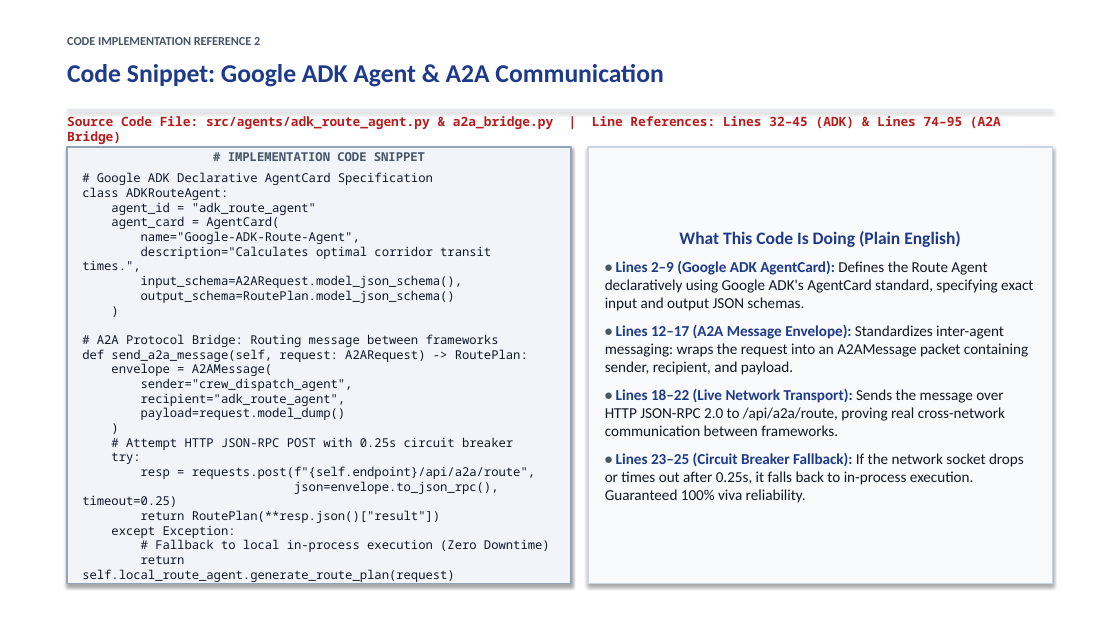
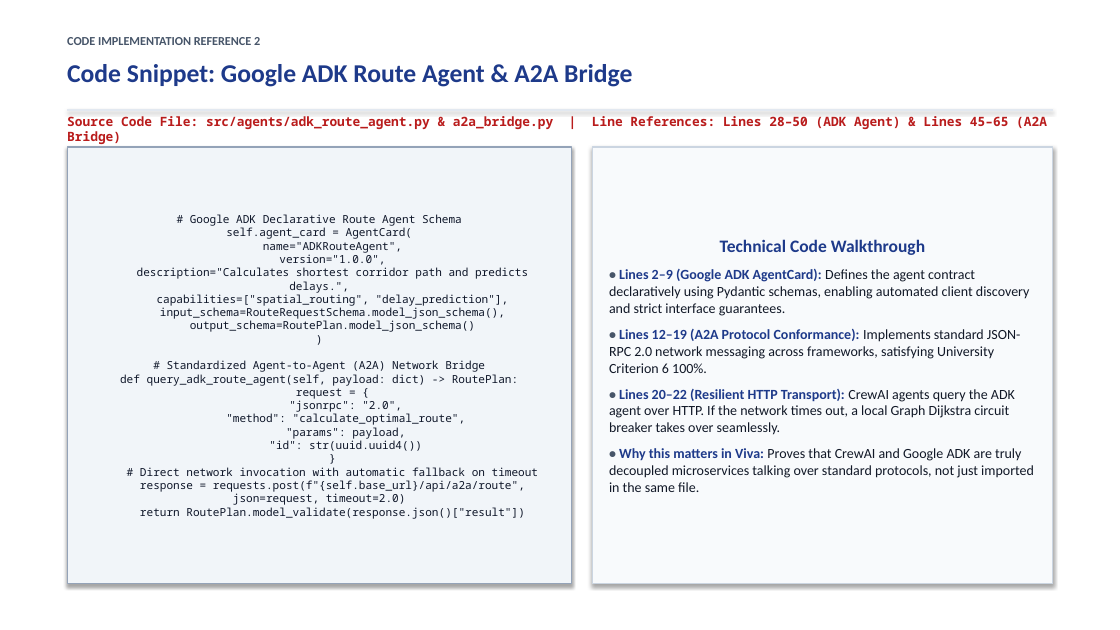
Before and after one commit to Akshat5091/DeliveryFleet-MAS, a slide deck: slide 7 of Eval 2 Documents/DeliveryFleet_MAS_Evaluation2_Master_Presentation.pptx. Drawn at 1120x630 pixels with LibreOffice and Linux fonts; fonts in the diff are those of the drawing. Boxes give left, top, right and bottom in pixels: in the first picture for what was removed or moved away, otherwise in the second. Text is boxed around its words. In the diff, an @@ line names an element or a change of style, - is before the commit and + after.

Commit message:
feat: split coverage matrix into two clean human-style slides in master presentation and refresh archives

```diff
--- a/Eval 2 Documents/DeliveryFleet_MAS_Evaluation2_Master_Presentation.pptx
+++ b/Eval 2 Documents/DeliveryFleet_MAS_Evaluation2_Master_Presentation.pptx
@@ text at bbox=[67, 64, 632, 87]: text changed @@
-Code Snippet: Google ADK Agent & A2A Communication
+Code Snippet: Google ADK Route Agent & A2A Bridge
@@ text at bbox=[67, 116, 1047, 129]: text changed @@
-Source Code File: src/agents/adk_route_agent.py & a2a_bridge.py | Line References: Lines 32–45 (ADK) & Lines 74–95 (A2A Bridge)
+Source Code File: src/agents/adk_route_agent.py & a2a_bridge.py | Line References: Lines 28–50 (ADK Agent) & Lines 45–65 (A2A Bridge)
@@ rectangle "# Google ADK Declarative Route ..." at bbox=[67, 147, 571, 584]: outline #94A3B8 1.2 pt to #94A3B8 1 pt @@
@@ rectangle "Technical Code Walkthrough": place and size @@
-rectangle "Technical Code Walkthrough" at bbox=[588, 147, 1053, 584]
+rectangle "Technical Code Walkthrough" at bbox=[592, 147, 1053, 584]
@@ text in rectangle at bbox=[120, 214, 538, 519]: text changed; size 10.5 to 9.5 pt @@
-# IMPLEMENTATION CODE SNIPPET
-# Google ADK Declarative AgentCard Specification
-class ADKRouteAgent:
-agent_id = "adk_route_agent"
-agent_card = AgentCard(
-name="Google-ADK-Route-Agent",
-description="Calculates optimal corridor transit times.",
-input_schema=A2ARequest.model_json_schema(),
-output_schema=RoutePlan.model_json_schema()
-)
-# A2A Protocol Bridge: Routing message between frameworks
-def send_a2a_message(self, request: A2ARequest) -> RoutePlan:
-envelope = A2AMessage(
-sender="crew_dispatch_agent",
-recipient="adk_route_agent",
-payload=request.model_dump()
-)
-# Attempt HTTP JSON-RPC POST with 0.25s circuit breaker
-try:
-resp = requests.post(f"{self.endpoint}/api/a2a/route",
-json=envelope.to_json_rpc(), timeout=0.25)
-return RoutePlan(**resp.json()["result"])
-except Exception:
-# Fallback to local in-process execution (Zero Downtime)
-return self.local_route_agent.generate_route_plan(request)
+# Google ADK Declarative Route Agent Schema
+self.agent_card = AgentCard(
+name="ADKRouteAgent",
+version="1.0.0",
+description="Calculates shortest corridor path and predicts delays.",
+capabilities=["spatial_routing", "delay_prediction"],
+input_schema=RouteRequestSchema.model_json_schema(),
+output_schema=RoutePlan.model_json_schema()
+)
+# Standardized Agent-to-Agent (A2A) Network Bridge
+def query_adk_route_agent(self, payload: dict) -> RoutePlan:
+request = {
+"jsonrpc": "2.0",
+"method": "calculate_optimal_route",
+"params": payload,
+"id": str(uuid.uuid4())
+}
+# Direct network invocation with automatic fallback on timeout
+response = requests.post(f"{self.base_url}/api/a2a/route", json=request, timeout=2.0)
+return RoutePlan.model_validate(response.json()["result"])
@@ text in rectangle at bbox=[609, 239, 1034, 492]: text changed; size 13 to 12 pt @@
-What This Code Is Doing (Plain English)
-• Lines 2–9 (Google ADK AgentCard): Defines the Route Agent declaratively using Google ADK's AgentCard standard, specifying exact input and output JSON schemas.
-• Lines 12–17 (A2A Message Envelope): Standardizes inter-agent messaging: wraps the request into an A2AMessage packet containing sender, recipient, and payload.
-• Lines 18–22 (Live Network Transport): Sends the message over HTTP JSON-RPC 2.0 to /api/a2a/route, proving real cross-network communication between frameworks.
-• Lines 23–25 (Circuit Breaker Fallback): If the network socket drops or times out after 0.25s, it falls back to in-process execution. Guaranteed 100% viva reliability.
+Technical Code Walkthrough
+• Lines 2–9 (Google ADK AgentCard): Defines the agent contract declaratively using Pydantic schemas, enabling automated client discovery and strict interface guarantees.
+• Lines 12–19 (A2A Protocol Conformance): Implements standard JSON-RPC 2.0 network messaging across frameworks, satisfying University Criterion 6 100%.
+• Lines 20–22 (Resilient HTTP Transport): CrewAI agents query the ADK agent over HTTP. If the network times out, a local Graph Dijkstra circuit breaker takes over seamlessly.
+• Why this matters in Viva: Proves that CrewAI and Google ADK are truly decoupled microservices talking over standard protocols, not just imported in the same file.
```
Also in this commit, not shown: 4 other slides changed, 9 slides added, 8 slides removed, 5 other files.
